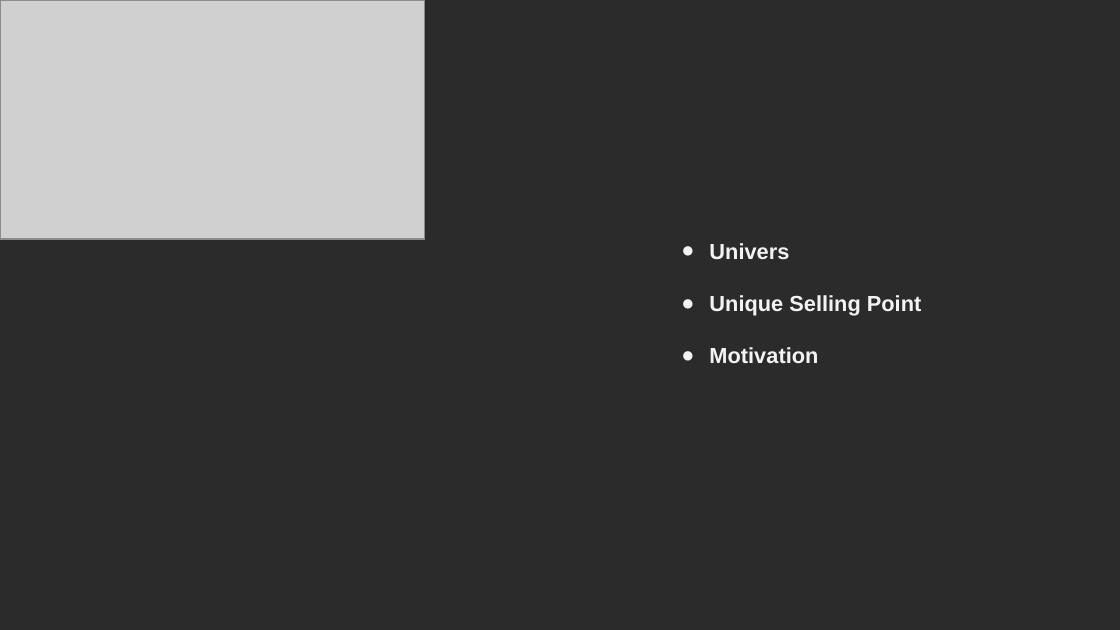
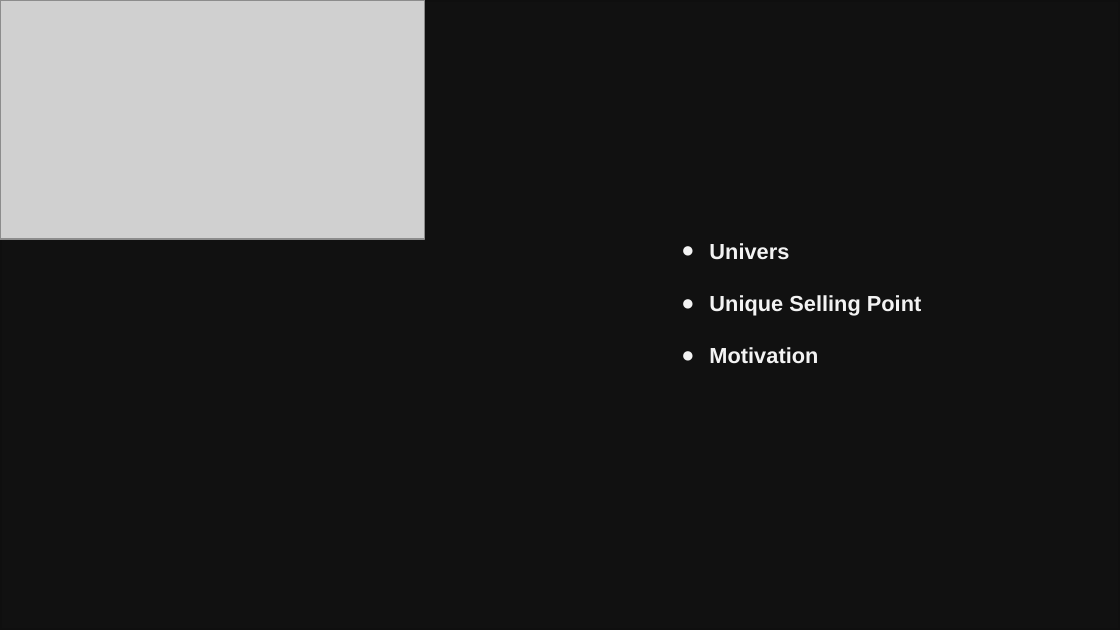
Before and after one commit to damgau/FinalProject, a slide deck: slide 1 of presentation.pptx. Drawn at 1120x630 pixels with LibreOffice and Linux fonts; fonts in the diff are those of the drawing; grey boxes stand for pictures; background and template pictures are left out; a plain dark background stands for a picture behind light text. Boxes give left, top, right and bottom in pixels: in the first picture for what was removed or moved away, otherwise in the second. Text is boxed around its words. In the diff, an @@ line names an element or a change of style, - is before the commit and + after.

```diff
--- a/presentation.pptx
+++ b/presentation.pptx
@@ rectangle added at (0,0,1120,629), fill #000000 at 60% opacity, outline #000000 2 pt @@
```
Also in this commit, not shown: 2 other slides changed, 1 slide added, 1 other file.
